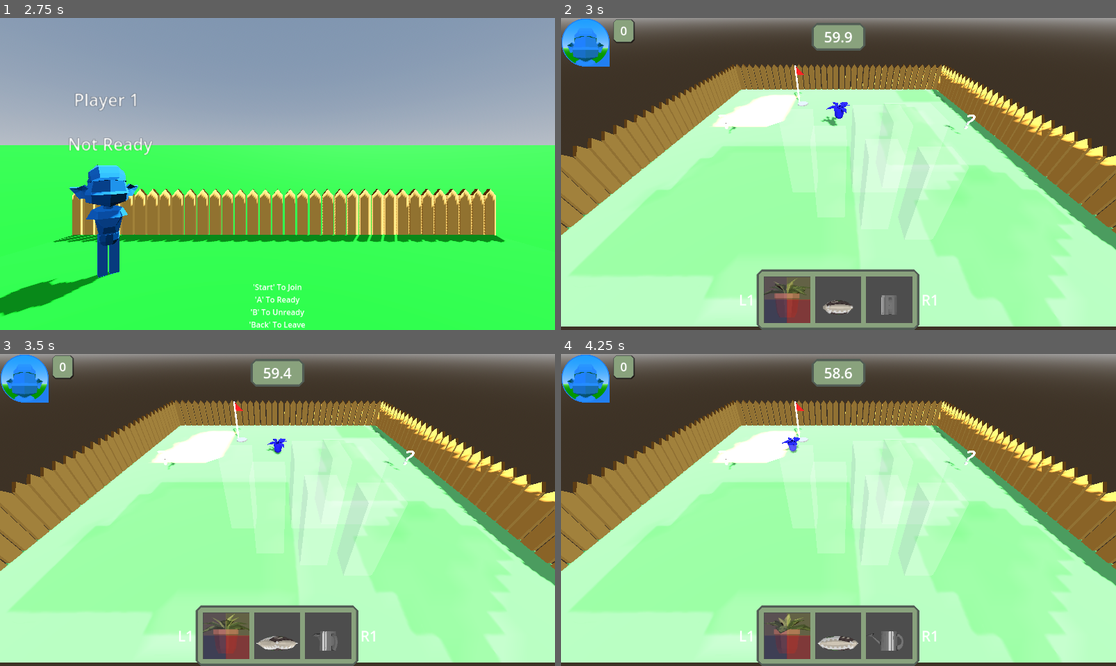
Above: before the commit, frames 1-4 (two rows, left to right).
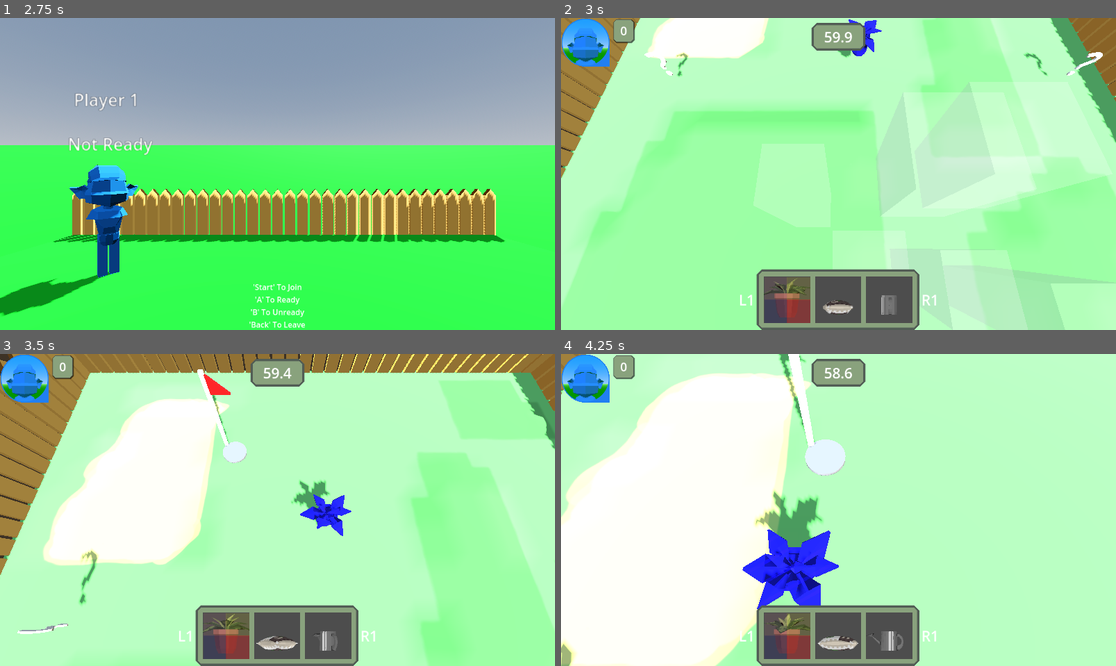
Above: after the commit, the same moments.

Repository: ronincampbell/GDS2Project
Game: Godot game, scene res://maps/lobby.tscn
The game is run twice, just before and just after one commit, with the same random seed, the same clock (stepped at 60 frames per second) and the same inputs. The engine's default icon, where the game draws it, is replaced by a stand-in: a white triangle on a blue panel in a dark square.
Inputs (mouse positions are in pixels of both pictures, inside the frame that each line leads up to):
- Up to frame 1 (2.75 s): tap Enter (KeyboardJoin) at 0.5 s; move the mouse to (399, 158) at 0.52 s; hold D (PlayerRight) 0.53-1.28 s; hold K 0.53-1.28 s; click (399, 158) at 0.67 s; move the mouse to (166, 189) at 1.27 s; hold S (PlayerDown) 1.28-2.03 s; tap F (CastSpell) at 1.35 s; tap K at 1.55, 2.3 s; tap Space at 2 s; move the mouse to (333, 105) at 2.02 s; hold D (PlayerRight) from 2.03 s (still down); hold Enter (KeyboardJoin) from 2.03 s (still down)
- Up to frame 2 (3 s): move the mouse to (810, 236) at 2.77 s; release D (PlayerRight) at 2.78 s; release Enter (KeyboardJoin) at 2.78 s; hold W (PlayerUp) from 2.78 s (still down); tap E (PlayerInteract) at 2.85 s; click (810, 236) at 2.92 s
- Up to frame 3 (3.5 s): keep holding W (PlayerUp); tap K at 3.05 s
- Up to frame 4 (4.25 s): move the mouse to (1005, 556) at 3.52 s; release W (PlayerUp) at 3.53 s; hold A (PlayerLeft) from 3.53 s (still down); hold K from 3.53 s (still down)

Frame 1 is identical in both runs. In frame 2, 57% of the frame differs, in the area x 0-100%, y 0-100%; in frame 3, 59%; in frame 4, 70%.
Error before the commit: Parse Error: Too few arguments for "indicate_player_incapicated()" call. Expected at least 3 but received 2. (res://scripts/gnome.gd:148)

Commit message:
Basic camera movement (consts will need to be changed once maps are created)
As a player, I want the hole to be in frame so that I know where I am shooting the ball and can see all the obstacles in the way
As a player, I want the camera to always have all the gnomes in frame so that I can always see my gnome
As a player, I want the camera to get as close to the action as possible so I can see what is happening clearly
As a player, I want the camera to get as close to the action as possible so I can see what is happening clearly

Diff:
--- a/CoreObjects/gnome.tscn
+++ b/CoreObjects/gnome.tscn
@@ -54,7 +54,7 @@
 stream_2/stream = ExtResource("17_jgpo3")
 stream_3/stream = ExtResource("18_7a58a")
 
-[node name="Gnome" type="RigidBody3D"]
+[node name="Gnome" type="RigidBody3D" groups=["CameraTarget"]]
 collision_layer = 2
 collision_mask = 5
 axis_lock_angular_x = true
--- a/CoreObjects/golf_ball.tscn
+++ b/CoreObjects/golf_ball.tscn
@@ -11,7 +11,7 @@
 [sub_resource type="SphereShape3D" id="SphereShape3D_bdpbv"]
 radius = 0.13
 
-[node name="GolfBall" type="RigidBody3D" node_paths=PackedStringArray("color_models")]
+[node name="GolfBall" type="RigidBody3D" node_paths=PackedStringArray("color_models") groups=["CameraTarget"]]
 collision_layer = 8
 collision_mask = 5
 can_sleep = false
--- a/maps/test_map.tscn
+++ b/maps/test_map.tscn
@@ -7,6 +7,7 @@
 [ext_resource type="ArrayMesh" uid="uid://1y361rlbimr" path="res://models/Maps/Map1.obj" id="5_k1jtb"]
 [ext_resource type="PackedScene" uid="uid://dgixuogvq3cyc" path="res://CoreObjects/player_spawn_marker.tscn" id="5_pbr4s"]
 [ext_resource type="PackedScene" uid="uid://dyoyq245t0u2w" path="res://CoreObjects/club_spawn_marker.tscn" id="6_6b7mj"]
+[ext_resource type="Script" uid="uid://2lrif2x4oxfs" path="res://scripts/camera_contoller.gd" id="6_wd2vj"]
 [ext_resource type="PackedScene" uid="uid://cfr5kki42eooe" path="res://CoreObjects/ball_spawn_marker.tscn" id="7_svl6s"]
 [ext_resource type="PackedScene" uid="uid://bbmlir6a54ytl" path="res://spells/spell_pickup.tscn" id="8_6b7mj"]
 
@@ -91,9 +92,10 @@
 shape = SubResource("ConcavePolygonShape3D_pbr4s")
 
 [node name="Camera3D" type="Camera3D" parent="."]
-transform = Transform3D(1, -2.82576e-05, 2.19154e-05, 8.32191e-06, 0.779913, 0.625888, -3.47782e-05, -0.625888, 0.779913, -0.0365372, 6.28287, 11.7465)
+transform = Transform3D(1, 0, 0, 0, 0.654741, 0.755853, 0, -0.755853, 0.654741, -0.0365372, 6.28287, 11.7465)
+script = ExtResource("6_wd2vj")
 
-[node name="GolfHole" type="MeshInstance3D" parent="."]
+[node name="GolfHole" type="MeshInstance3D" parent="." groups=["CameraTarget"]]
 transform = Transform3D(3, 0, 0, 0, 3, 0, 0, 0, 3, -3.11183, -0.0729234, -5.70722)
 mesh = SubResource("CylinderMesh_6slyc")
 skeleton = NodePath("")
--- a/project.godot
+++ b/project.godot
@@ -28,6 +28,7 @@
 BallSpawnMarkers=""
 ClubSpawnMarkers=""
 Players=""
+CameraTarget=""
 
 [input]
 
--- a/scripts/camera_contoller.gd
+++ b/scripts/camera_contoller.gd
@@ -1,8 +1,11 @@
 extends Camera3D
 
-const move_speed : float = 30
-const zoom_speed : float = 3
-const min_zoom : float = 5
+const move_speed : float = 5
+const max_zoom : float = 15
+const min_zoom : float = 4
+
+const camera_angle : float = 70
+const distance_from_targets : float = 0.14
 
 var targets : Array[Node] = []
 
@@ -11,7 +14,7 @@
 		if _has_empty_node():
 			update_targets()
 
-		move_camera()
+		move_camera(delta)
 
 func _has_empty_node() -> bool:
 	for target in targets:
@@ -23,14 +26,12 @@
 func update_targets() -> void:
 	targets = get_tree().get_nodes_in_group("CameraTarget")
 
-func move_camera() -> void:
+func move_camera(delta : float) -> void:
 	var mid_pos : Vector3 = Vector3.ZERO
-	var min_pos : Vector2 = Vector2(targets[0].global_position.x, targets[0].global_position.y)
-	var max_pos : Vector2 = Vector2(targets[0].global_position.x, targets[0].global_position.y)
+	var min_pos : Vector2 = Vector2(targets[0].global_position.x, targets[0].global_position.z)
+	var max_pos : Vector2 = Vector2(targets[0].global_position.x, targets[0].global_position.z)
 
 	for target in targets:
-		mid_pos += target.global_position
-
 		if target.global_position.x < min_pos.x:
 			min_pos.x = target.global_position.x
 
@@ -43,19 +44,32 @@
 		if target.global_position.z > max_pos.y:
 			max_pos.y = target.global_position.z
 
-	mid_pos /= targets.size()
 
-	var x_range : float = max_pos.x-min_pos.x
-	var z_range : float = max_pos.y-min_pos.y
+	var x_range : float = abs(max_pos.x-min_pos.x)
+	var z_range : float = abs(max_pos.y-min_pos.y)
 
-	var larger_range : float = z_range
+	mid_pos = Vector3(min_pos.x+max_pos.x, 0, min_pos.y+max_pos.y)/2
+
+	var larger_range : float = z_range*9
 
 	if x_range*16 > z_range*9:
-		larger_range = x_range
+		larger_range = x_range*16
 
-	var distance_from_action : float = 0
+	var distance_from_action : float = larger_range * distance_from_targets
 
-	print_debug("mid pos: "+str(mid_pos))
-	print_debug("x range: "+str(x_range))
-	print_debug("z range: "+str(z_range))
-	print_debug("amt of targets: "+str(targets.size()))
+	if distance_from_action > max_zoom:
+		distance_from_action = max_zoom
+	elif distance_from_action < min_zoom:
+		distance_from_action = min_zoom
+
+	rotation_degrees = Vector3(-camera_angle, 0, 0)
+	var move_to_pos = Vector3(mid_pos.x,
+						distance_from_action*sin(deg_to_rad(camera_angle)),
+						distance_from_action*cos(deg_to_rad(camera_angle))+mid_pos.z)
+
+	position = position.lerp(move_to_pos, delta*move_speed)
+
+	if Input.is_key_pressed(KEY_K):
+		print_debug("mid pos: "+str(mid_pos))
+		print_debug("distance_from_action: "+str(distance_from_action))
+		print_debug("amt of targets: "+str(targets.size()))
--- a/scripts/game_manager.gd
+++ b/scripts/game_manager.gd
@@ -24,6 +24,8 @@
 
 var players_in_scene: int = 1
 enum players_prop {PLAYER1, PLAYER2, PLAYER3, PLAYER4}
+
+@onready var camera_controller : Camera3D = $Camera3D
 
 var player_current_props = {
 	players_prop.PLAYER1: "plant",
@@ -100,6 +102,9 @@
 		new_prop.set_player(player_num)
 	prop_preview_in_scene[player_num-1] = new_prop
 
+	if camera_controller.has_method("update_targets"):
+		camera_controller.update_targets()
+
 func _on_golf_hole_entered(body: Node3D) -> void:
 	if body.name == "GolfBall":
 		body.position = Vector3(2.414, 0.668, -2.318)
--- a/scripts/gnome.gd
+++ b/scripts/gnome.gd
@@ -145,7 +145,7 @@
 			rotation.z = 0.0
 		return
 
-	Hud.indicate_player_incapicated(player_num-1, false)
+	Hud.indicate_player_incapicated(player_num-1, false, 0)
 
 	if body_state == BodyState.CONTESTING:
 		interact_indicator.hide()
@@ -240,7 +240,7 @@
 	axis_lock_angular_z = false
 	stun_timer = stun_time
 	body_state = BodyState.STUNNED
-	Hud.indicate_player_incapicated(player_num-1, true)
+	Hud.indicate_player_incapicated(player_num-1, true, stun_time)
 
 func _show_color_model(index: int):
 	for i in color_models.size():
Not shown: 1 places in maps/test_map.tscn that only renumber resources
